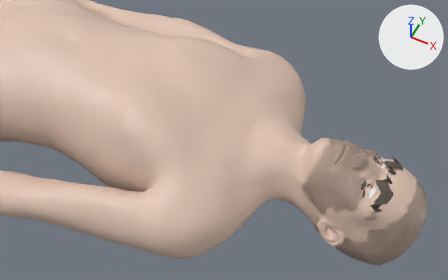
The glTF model assets/models/patient_urg.glb: old version first, new version second.
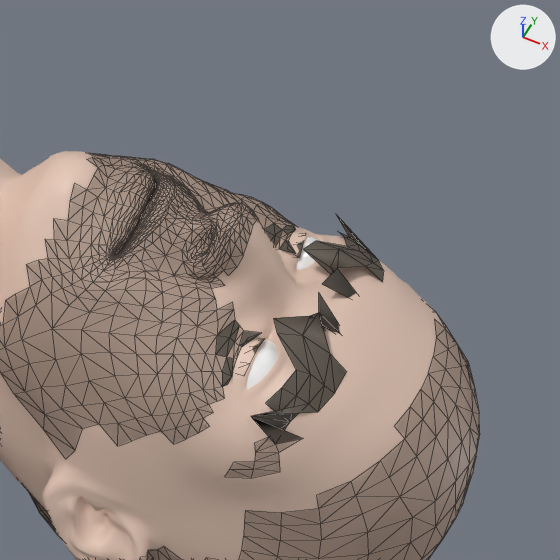
Each version appears first from a 50 mm lens placed at (0.454, -0.654, 1.755), pointed at (0.145, -0.035, 0.981), and next in a close-up on the part from 68% to 100% of the width and 36% to 86% of the height. Arrows for +X, +Y and +Z are at upper right; the lights stay in place. The older version's two pictures come first. Both versions are drawn at full value of the shape key 'yeux_fermes' of 'Poils'; the numbers are the values there. The close-ups show mesh edges as thin lines. Vertices at exactly the same position are counted once.

The first close-up shows 'Peau', 'Poils', 'Yeux'.
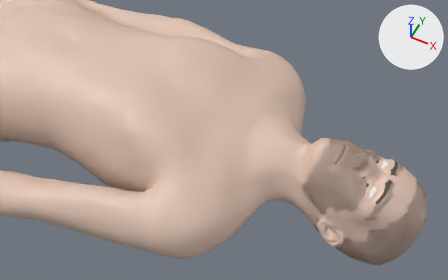
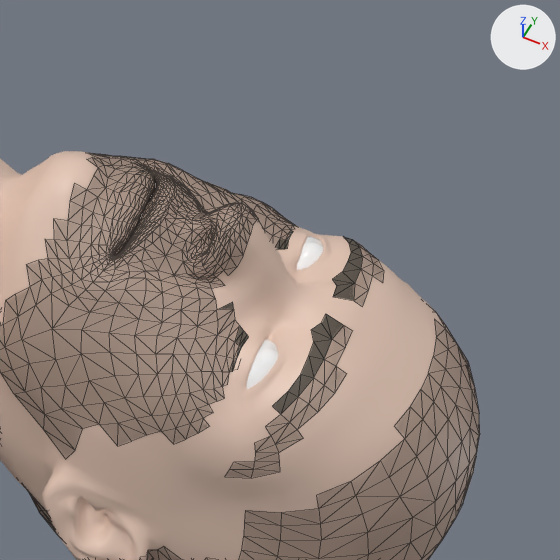
Changed parts and their boxes (x1, y1, x2, y2) in the close-ups (560 x 560 px; the box of a moved part takes in the faces that stretch with it):
'Poils', reshaped
    before: (216, 216, 384, 444)
    after: (218, 231, 363, 414)
part 1 of me_poils, moved or reshaped
    before: (216, 216, 384, 444)
    after: (229, 231, 363, 414)

The change, as a diff of the scene's bpy script:
```diff
--- a/assets/models/patient_urg.glb.py
+++ b/assets/models/patient_urg.glb.py
@@ me_poils @@
 me_poils.from_pydata(...)  # 1974 vertices, 3488 faces; spans x 0.288..0.49, y -0.087..0.087, z 0.794..1.029
 # used by ob_poils; location = (0.0, 0.0, 0.0)
+# me_poils part 1: 54 of 1974 vertices moved; they spanned x 0.385..0.43, y -0.057..0.057, z 0.981..1.004 and now span x 0.384..0.431, y -0.05..0.05, z 0.977..0.996; mean shift (0.003, 0.0, -0.002); largest move (0.403, 0.057, 0.984) -> (0.421, 0.05, 0.977)
 me_poils.materials.append(mat_poils)
```
